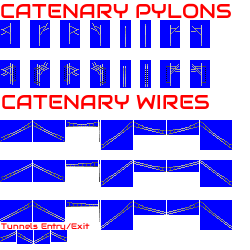
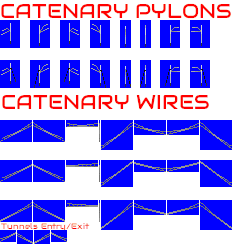
Layer changes from the first 250x250 image to the second:
removed layer "CATENARY PYLONS" over bbox(1, 3, 231, 19)
removed layer "Tunnels Entry/Exit" over bbox(1, 223, 90, 230)
removed layer "CATENARY WIRES" over bbox(2, 94, 209, 110)
removed layer "RAVE" over bbox(1, 23, 207, 88)
renamed "WIRES RAVE" to "RAVE", hid it, painted on it over bbox(0, 23, 232, 244)
renamed "PYLONS FEVE" to "FEVE", showed it, painted on it over bbox(0, 23, 232, 244)
renamed "Capa" to "Background", painted on it over bbox(0, 3, 232, 244)
